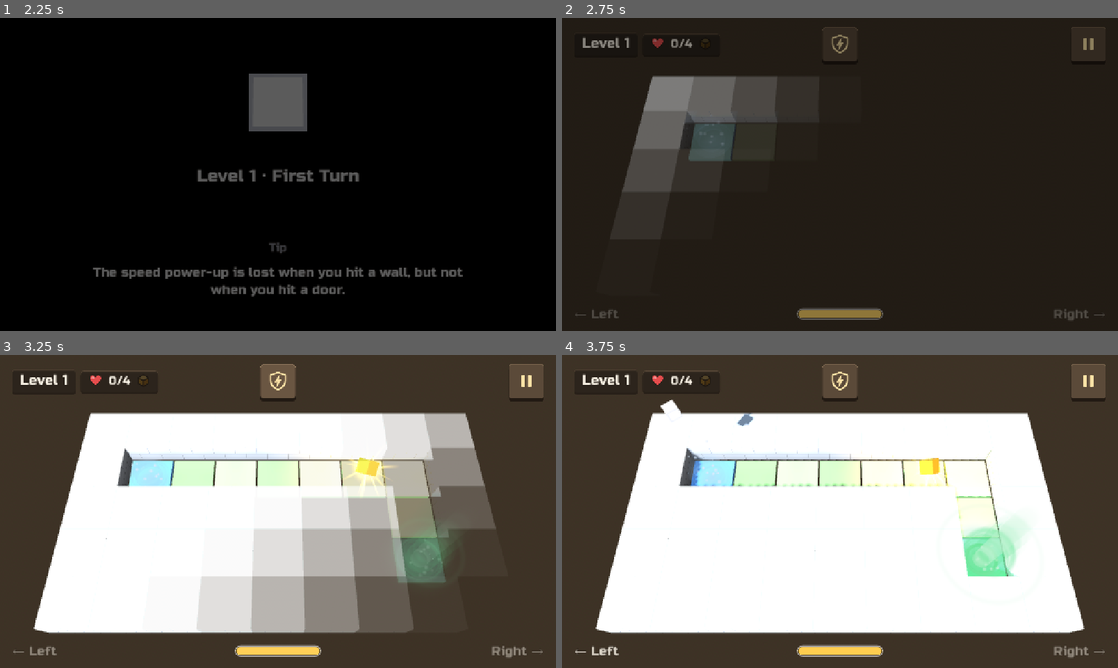
Above: before the commit, frames 1-4 (two rows, left to right).
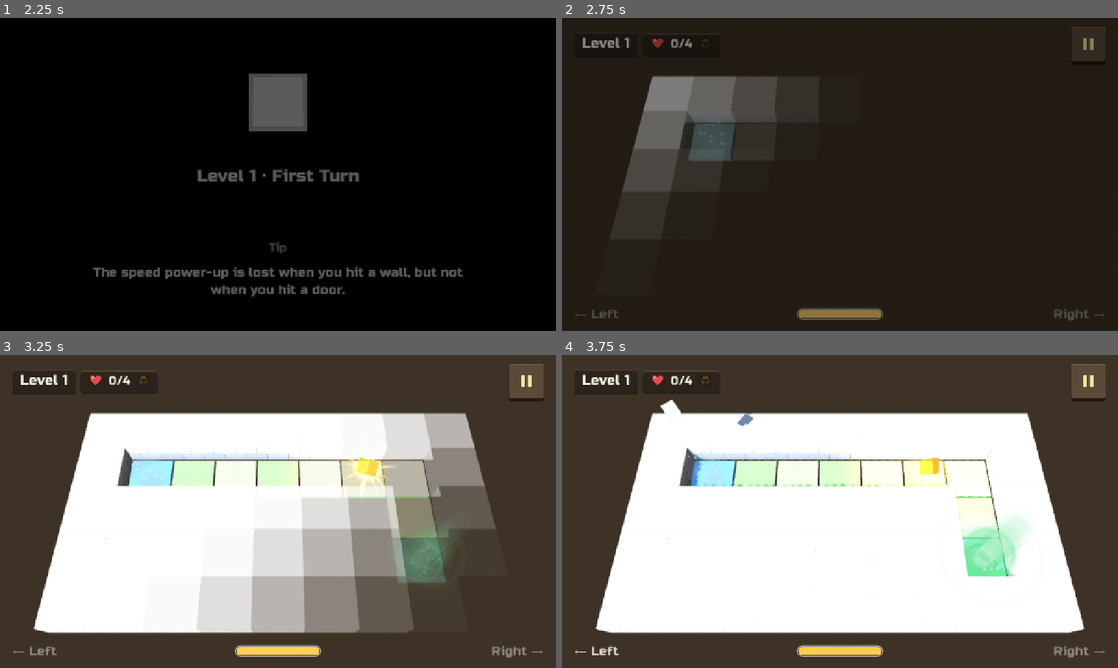
Above: after the commit, the same moments.

Repository: tonyjdev/mazecube
Game: Godot game, scene res://scenes/menu.tscn
Two runs of this game, one before a commit and one after it. Both use one fixed random seed, a clock stepped at 60 frames per second and the inputs below. Sound files missing from this copy of the repository are replaced by a short silence.
Inputs (mouse positions are in pixels of both pictures, inside the frame that each line leads up to):
- Up to frame 1 (2.25 s): click "Play" at 0.5 s; tap Enter (next_level) at 1.25 s; drag from (278, 174) to (333, 105) at 1.27 s; click "Continue" at 2 s
- Up to frame 2 (2.75 s): no input
- Up to frame 3 (3.25 s): click (278, 380) at 2.77 s
- Up to frame 4 (3.75 s): drag from (728, 527) to (812, 574) at 3.52 s

Frame 1 is identical in both runs. In frame 2, 0.1% of the frame differs, in the area x 46-54%, y 2-12%; in frame 3, 0.7%, in the area x 46-54%, y 2-15%; in frame 4, 0.7%.

Commit message:
Inmunidad con deslizamiento lateral en lugar del botón
- Deslizar el dedo hacia un lado (izquierda o derecha) activa la inmunidad, con las mismas reglas que el dash y el pisotón; un dedo que se mueve sin llegar a deslizar ya no cuenta como toque en ninguna dirección.
- Se quita el botón del escudo (ImmunityButton y su icono).
- La barra de fuerza se vuelve azul eléctrico y se vacía con el tiempo de inmunidad que queda.
- Enciclopedia (texto y dibujo), consejo de carga y especificación actualizados.

Diff:
--- a/scenes/game.tscn
+++ b/scenes/game.tscn
@@ -13,8 +13,6 @@
 [ext_resource type="Texture2D" path="res://ui/hud_gold_cube.svg" id="16_gold"]
 [ext_resource type="Script" path="res://scripts/star_icon.gd" id="17_star"]
 [ext_resource type="Texture2D" path="res://ui/enc_book.svg" id="18_book"]
-[ext_resource type="Texture2D" path="res://ui/hud_immunity.svg" id="19_immunity"]
-[ext_resource type="Script" path="res://scripts/immunity_button.gd" id="20_immunity_btn"]
 
 [sub_resource type="ProceduralSkyMaterial" id="ProceduralSkyMaterial_sgp6g"]
 
@@ -171,23 +169,6 @@
 theme_override_font_sizes/font_size = 30
 text = "HINT_RIGHT"
 horizontal_alignment = 2
-
-[node name="ImmunityButton" type="Button" parent="UI"]
-unique_name_in_owner = true
-custom_minimum_size = Vector2(80, 80)
-anchors_preset = 5
-anchor_left = 0.5
-anchor_right = 0.5
-offset_left = -40.0
-offset_top = 20.0
-offset_right = 40.0
-offset_bottom = 100.0
-grow_horizontal = 2
-focus_mode = 0
-theme_type_variation = &"IconButton"
-icon = ExtResource("19_immunity")
-icon_alignment = 1
-script = ExtResource("20_immunity_btn")
 
 [node name="PauseMenu" type="CanvasLayer" parent="."]
 process_mode = 3
--- a/scripts/encyclopedia_texts.gd
+++ b/scripts/encyclopedia_texts.gd
@@ -47,8 +47,8 @@
 		"ENC_STOMP_DESC": "Desliza el dedo hacia abajo y el cubo saltará para caer con fuerza en su casilla. La onda destruye a los enemigos que estén a 2 casillas o menos, diagonales incluidas.",
 		"ENC_STOMP_FACTS": "Las paredes no frenan la onda: alcanza una zona de 5 × 5 casillas.\nQuita dos golpes a los muros agrietados de la zona.\nGasta toda la fuerza, igual que el dash, y el cubo es invulnerable mientras salta.",
 		"ENC_IMMUNITY_NAME": "Inmunidad",
-		"ENC_IMMUNITY_DESC": "Pulsa el botón del escudo, arriba en el centro, y el cubo se cargará de electricidad durante 3 segundos: ningún enemigo ni arma puede destruirlo. Se activa al momento, sin esperar a la siguiente casilla.",
-		"ENC_IMMUNITY_FACTS": "Gasta toda la fuerza, y la fuerza no empieza a recargarse hasta que se acaba.\nMientras dura, el cubo se ve medio disuelto, zumba y un anillo alrededor del botón marca el tiempo que queda.\nProtege de enemig …(104 unchanged characters)…
+		"ENC_IMMUNITY_DESC": "Desliza el dedo hacia un lado, a la izquierda o a la derecha, y el cubo se cargará de electricidad durante 3 segundos: ningún enemigo ni arma puede destruirlo. Se activa al momento, sin esperar a la siguiente casilla.",
+		"ENC_IMMUNITY_FACTS": "Gasta toda la fuerza, y la fuerza no empieza a recargarse hasta que se acaba.\nMientras dura, el cubo se ve medio disuelto y zumba, y la barra de fuerza se vuelve azul y se vacía con el tiempo que queda.\nProtege de enemig …(104 unchanged characters)…
 
 		"ENC_GOLDEN_CUBE_NAME": "Cubito dorado",
 		"ENC_GOLDEN_CUBE_DESC": "Cada nivel esconde un cubito dorado que flota, gira y brilla. Cógelo antes de llegar a la meta para ganar una de las tres estrellas del nivel.",
@@ -138,8 +138,8 @@
 		"ENC_STOMP_DESC": "Swipe down and the cube will jump and slam down on its tile. The shockwave destroys enemies 2 tiles away or closer, diagonals included.",
 		"ENC_STOMP_FACTS": "Walls don't stop the shockwave: it covers a 5 × 5 area.\nIt takes two hits off the cracked walls in the area.\nIt uses up all your strength, like the dash, and the cube is invulnerable while jumping.",
 		"ENC_IMMUNITY_NAME": "Immunity",
-		"ENC_IMMUNITY_DESC": "Press the shield button at the top centre and the cube will be charged with electricity for 3 seconds: no enemy or weapon can destroy it. It kicks in right away, without waiting for the next tile.",
-		"ENC_IMMUNITY_FACTS": "It uses up all your strength, and strength doesn't start refilling until it wears off.\nWhile it lasts, the cube looks half dissolved, it buzzes and a ring around the button shows the time left.\nIt protects you from en …(121 unchanged characters)…
+		"ENC_IMMUNITY_DESC": "Swipe sideways, left or right, and the cube will be charged with electricity for 3 seconds: no enemy or weapon can destroy it. It kicks in right away, without waiting for the next tile.",
+		"ENC_IMMUNITY_FACTS": "It uses up all your strength, and strength doesn't start refilling until it wears off.\nWhile it lasts, the cube looks half dissolved and buzzes, and the strength bar turns blue and drains with the time left.\nIt protects you from en …(121 unchanged characters)…
 
 		"ENC_GOLDEN_CUBE_NAME": "Golden cube",
 		"ENC_GOLDEN_CUBE_DESC": "Every level hides a golden cube that floats, spins and shines. Grab it before reaching the goal to earn one of the level's three stars.",
--- a/scripts/game.gd
+++ b/scripts/game.gd
@@ -16,8 +16,7 @@
 ## Vibración (si está activada en Opciones): al destruir un muro, al pulsar
 ## un botón, al morir el cubo y, muy suave, al descartarse un giro.
 ##
-## Interfaz: número de nivel arriba a la izquierda, botón de inmunidad arriba
-## en el centro (ImmunityButton), botón de pausa arriba a la
+## Interfaz: número de nivel arriba a la izquierda, botón de pausa arriba a la
 ## derecha e indicaciones de giro abajo, con la barra de fuerza entre ellas. La pausa oculta esa interfaz y
 ## muestra a la izquierda cuatro botones con iconos (Continuar, Enciclopedia,
 ## Reiniciar, Salir al selector de niveles); la cámara se aleja y se pone casi
@@ -54,24 +53,26 @@
 ##   pulsado, o con menos de SIMULTANEOUS_WINDOW segundos de diferencia). La
 ##   primera pulsación ya ha pedido un giro, pero la media vuelta lo sustituye.
 ##   Al darla, la cámara tiembla y el móvil vibra.
-##   Dash y pisotón: deslizar el dedo hacia arriba (dash) o hacia abajo
-##   (pisotón), en cualquier lado de la pantalla. Un deslizamiento recorre
-##   SWIPE_DISTANCE en vertical (claramente más vertical que horizontal) en
-##   SWIPE_MAX_TIME segundos o menos desde que se apoya el dedo.
+##   Dash, pisotón e inmunidad: deslizar el dedo hacia arriba (dash), hacia
+##   abajo (pisotón) o hacia un lado, da igual cuál (inmunidad), en cualquier
+##   lado de la pantalla. Un deslizamiento recorre SWIPE_DISTANCE en vertical
+##   o en horizontal (claramente más en esa dirección que en la otra:
+##   SWIPE_DIRECTION_RATIO) en SWIPE_MAX_TIME segundos o menos desde que se
+##   apoya el dedo.
 ##   Un deslizamiento nunca gira el cubo:
 ##   - El giro de un toque no se pide al apoyar el dedo sino al levantarlo
 ##     o, si se deja apoyado sin moverlo (menos de SWIPE_SLOP), a los
 ##     TAP_COMMIT_TIME segundos.
 ##   - Si ese dedo apoyado acaba deslizando, el giro que pidió se anula
 ##     (RollingCube.cancel_turn), a no ser que el cubo ya lo haya hecho.
-##   - Un dedo que se mueve en vertical sin llegar a deslizamiento no cuenta
-##     como toque: no hace nada.
+##   - Un dedo que se mueve (más de SWIPE_SLOP) sin llegar a deslizamiento no
+##     cuenta como toque: no hace nada.
 ##   - Sin fuerza, el deslizamiento se descarta (aviso y la barra de fuerza
 ##     tiembla), pero el giro también se anula.
 ##   El dedo que desliza no cuenta para la media vuelta.
-##   Inmunidad: el botón de arriba en el centro (RollingCube.request_immunity).
 ##   Fuerza: la barra del centro de la parte inferior (StrengthBar) muestra la
-##   fuerza del cubo (RollingCube.strength).
+##   fuerza del cubo (RollingCube.strength) y, mientras dura la inmunidad, el
+##   tiempo que le queda.
 ##   Teclado: ←/A gira a la izquierda, →/D a la derecha, ↑/W dash, ↓/S pisotón,
 ##            Espacio/E inmunidad, R reinicia,
 ##            Esc pausa o reanuda; al completar un nivel, Intro/N pasa al siguiente.
@@ -110,8 +111,9 @@
 const SWIPE_SLOP := 0.02
 const SWIPE_DISTANCE := 0.06
 const SWIPE_MAX_TIME := 0.5
-## Un deslizamiento debe ser al menos así de más vertical que horizontal.
-const SWIPE_VERTICAL_RATIO := 1.5
+## Un deslizamiento debe ser al menos así de más vertical que horizontal (o
+## al revés).
+const SWIPE_DIRECTION_RATIO := 1.5
 ## Tiempo que tarda el juego en recuperar su velocidad al salir de la pausa.
 const RESUME_RAMP_TIME := 1.0
 ## Tiempo máximo que el cubo espera a la cámara para reaparecer tras morir.
@@ -167,7 +169,6 @@
 @onready var left_hint: Label = %LeftHint
 @onready var right_hint: Label = %RightHint
 @onready var strength_bar: StrengthBar = %StrengthBar
-@onready var immunity_button: ImmunityButton = %ImmunityButton
 @onready var pause_menu: CanvasLayer = $PauseMenu
 @onready var complete_menu: CanvasLayer = $CompleteMenu
 @onready var complete_title: Label = %CompleteTitle
@@ -261,9 +262,7 @@
 	cube.power_up_picked.connect(func(_power_up: PowerUp, _stacks: int) -> void:
 		Sfx.play("powerup"))
 	for button in find_children("*", "BaseButton", true, false):
-		if button != immunity_button:
-			(button as BaseButton).pressed.connect(func() -> void: Sfx.play("click"))
-	immunity_button.pressed.connect(cube.request_immunity)
+		(button as BaseButton).pressed.connect(func() -> void: Sfx.play("click"))
 	_setup_immunity_hum()
 	# La enciclopedia pone sus propios sonidos (después de lo de arriba).
 	_encyclopedia = Encyclopedia.new()
@@ -325,7 +324,7 @@
 				info["pos"] = touch.position
 				_try_swipe(touch.index)
 				# Levantado sin deslizar ni moverse en vertical: es un toque.
-				if not info["committed"] and not info["done"] and not _is_vertical_attempt(info):
+				if not info["committed"] and not info["done"] and not _is_swipe_attempt(info):
 					_press_side(info["side"])
 				_gestures.erase(touch.index)
 		elif not _is_over_buttons(touch.position):
@@ -392,35 +391,38 @@
 
 
 ## Deslizamiento del dedo `index`: si en SWIPE_MAX_TIME o menos ha recorrido
-## SWIPE_DISTANCE en vertical, anula el giro que hubiera pedido ese dedo, pide
-## el dash (arriba) o el pisotón (abajo) y el dedo ya no hace nada más.
+## SWIPE_DISTANCE en vertical o en horizontal, anula el giro que hubiera
+## pedido ese dedo, pide el dash (arriba), el pisotón (abajo) o la inmunidad
+## (a un lado, cualquiera) y el dedo ya no hace nada más.
 ## Devuelve true si ha deslizado.
 func _try_swipe(index: int) -> bool:
 	var info: Dictionary = _gestures[index]
 	if info["done"] or _gesture_age(info) > SWIPE_MAX_TIME:
 		return false
 	var moved: Vector2 = info["pos"] - info["start"]
-	var height := get_viewport().get_visible_rect().size.y
-	if absf(moved.y) < SWIPE_DISTANCE * height \
-			or absf(moved.y) < absf(moved.x) * SWIPE_VERTICAL_RATIO:
+	var distance := SWIPE_DISTANCE * get_viewport().get_visible_rect().size.y
+	var vertical := absf(moved.y) >= distance and absf(moved.y) >= absf(moved.x) * SWIPE_DIRECTION_RATIO
+	var sideways := absf(moved.x) >= distance and absf(moved.x) >= absf(moved.y) * SWIPE_DIRECTION_RATIO
+	if not vertical and not sideways:
 		return false
 	info["done"] = true
 	if info["committed"]:
 		cube.cancel_turn()
 		_touches.erase(index)
-	if moved.y < 0.0:
+	if sideways:
+		cube.request_immunity()
+	elif moved.y < 0.0:
 		cube.request_dash()
 	else:
 		cube.request_stomp()
 	return true
 
 
-## El dedo se ha movido sobre todo en vertical más de SWIPE_SLOP: intenta
-## deslizar, así que no debe contar como toque.
-func _is_vertical_attempt(info: Dictionary) -> bool:
+## El dedo se ha movido más de SWIPE_SLOP: intenta deslizar, así que no debe
+## contar como toque.
+func _is_swipe_attempt(info: Dictionary) -> bool:
 	var moved: Vector2 = info["pos"] - info["start"]
-	var height := get_viewport().get_visible_rect().size.y
-	return absf(moved.y) >= SWIPE_SLOP * height and absf(moved.y) >= absf(moved.x)
+	return moved.length() >= SWIPE_SLOP * get_viewport().get_visible_rect().size.y
 
 
 func _gesture_age(info: Dictionary) -> float:
@@ -428,9 +430,8 @@
 
 
 ## Dedos apoyados que ya cuentan como toque (piden su giro): los que siguen
-## quietos pasados TAP_COMMIT_TIME y los que se han movido sin llegar a
-## deslizamiento en SWIPE_MAX_TIME, salvo que se movieran en vertical (esos
-## se descartan).
+## quietos pasados TAP_COMMIT_TIME. Los que se han movido sin llegar a
+## deslizamiento en SWIPE_MAX_TIME se descartan.
 func _update_gestures() -> void:
 	var height := get_viewport().get_visible_rect().size.y
 	for index: int in _gestures.keys():
@@ -440,7 +441,7 @@
 		var age := _gesture_age(info)
 		var moved: Vector2 = info["pos"] - info["start"]
 		var still := moved.length() < SWIPE_SLOP * height
-		if age >= SWIPE_MAX_TIME and _is_vertical_attempt(info):
+		if age >= SWIPE_MAX_TIME and _is_swipe_attempt(info):
 			info["done"] = true
 		elif (still and age >= TAP_COMMIT_TIME) or age >= SWIPE_MAX_TIME:
 			info["committed"] = true
@@ -450,8 +451,7 @@
 
 func _process(_delta: float) -> void:
 	strength_bar.value = cube.strength()
-	immunity_button.strength = cube.strength()
-	immunity_button.immunity = cube.immunity_left() / maxf(cube.immunity_time, 0.001)
+	strength_bar.immunity = cube.immunity_left() / maxf(cube.immunity_time, 0.001)
 	if not _gestures.is_empty() and not get_tree().paused:
 		_update_gestures()
 
@@ -750,10 +750,7 @@
 
 ## Los toques sobre los botones no cuentan como giro.
 func _is_over_buttons(pos: Vector2) -> bool:
-	for button: Control in [pause_button, immunity_button]:
-		if button.is_visible_in_tree() and button.get_global_rect().has_point(pos):
-			return true
-	return false
+	return pause_button.visible and pause_button.get_global_rect().has_point(pos)
 
 
 ## Reproductor del zumbido de la inmunidad, con el sonido en bucle.
--- a/scripts/immunity_button.gd
+++ /dev/null
@@ -1,51 +0,0 @@
-class_name ImmunityButton
-extends Button
-## Botón de la inmunidad (arriba en el centro de la partida; ver
-## RollingCube.request_immunity).
-##
-## - Con la fuerza llena se ve normal; si no, apagado (se puede pulsar igual:
-##   el cubo lo descarta y avisa).
-## - Mientras dura la inmunidad, el icono se tiñe de azul eléctrico y late, y
-##   un anillo alrededor se va vaciando con el tiempo que queda.
-
-const READY_ALPHA := 1.0
-const NOT_READY_ALPHA := 0.45
-const ACTIVE_COLOR := Color(0.55, 0.9, 1.0)
-const RING_COLOR := Color(0.45, 0.85, 1.0, 0.95)
-const RING_BACK_COLOR := Color(0.0, 0.0, 0.0, 0.3)
-const RING_WIDTH := 6.0
-## Latido del icono durante la inmunidad (rad/s).
-const PULSE_SPEED := 14.0
-
-## Fuerza del cubo (0-1): con menos de 1 se ve apagado.
-var strength := 1.0
-## Fracción de inmunidad que queda (0 = sin inmunidad).
-var immunity := 0.0
-
-var _time := 0.0
-
-
-func _ready() -> void:
-	# Responde al apoyar el dedo, sin esperar a levantarlo.
-	action_mode = BaseButton.ACTION_MODE_BUTTON_PRESS
-
-
-func _process(delta: float) -> void:
-	_time += delta
-	if immunity > 0.0:
-		modulate.a = READY_ALPHA
-		var pulse := 0.5 + 0.5 * sin(_time * PULSE_SPEED)
-		self_modulate = Color.WHITE.lerp(ACTIVE_COLOR, 0.6 + 0.4 * pulse)
-	else:
-		modulate.a = READY_ALPHA if strength >= 1.0 else NOT_READY_ALPHA
-		self_modulate = Color.WHITE
-	queue_redraw()
-
-
-func _draw() -> void:
-	if immunity <= 0.0:
-		return
-	var center := size * 0.5
-	var radius := minf(size.x, size.y) * 0.5 + RING_WIDTH * 0.5 + 2.0
-	draw_arc(center, radius, 0.0, TAU, 48, RING_BACK_COLOR, RING_WIDTH, true)
-	draw_arc(center, radius, -PI * 0.5, -PI * 0.5 + TAU * immunity, 48, RING_COLOR, RING_WIDTH, true)
--- a/scripts/rolling_cube.gd
+++ b/scripts/rolling_cube.gd
@@ -45,7 +45,7 @@
 ##   STOMP_WALL_HITS golpes a los muros destructibles de esa zona.
 ## Durante el dash y el pisotón el cubo es invulnerable.
 ##
-## Inmunidad: el jugador la pide (botón de arriba en el centro) y también
+## Inmunidad: el jugador la pide (deslizando el dedo hacia un lado) y también
 ## gasta toda la fuerza, pero se activa al momento, sin esperar al límite
 ## entre casillas, y no toca lo pendiente. Durante `immunity_time` segundos
 ## el cubo no puede morir por enemigos ni armas (sí cayendo al vacío) y se ve
--- a/scripts/strength_bar.gd
+++ b/scripts/strength_bar.gd
@@ -7,6 +7,8 @@
 ## - Llena: dorada, late suavemente y da un destello al llenarse.
 ## - reject(): si se intenta usar sin fuerza, tiembla y se tiñe de rojo un
 ##   momento.
+## - Inmunidad (`immunity` > 0): la barra pasa a azul eléctrico, parpadea y
+##   se vacía con el tiempo de inmunidad que queda.
 
 const FILL_COLOR := Color(1.0, 0.8, 0.3)
 const CHARGING_COLOR := Color(0.78, 0.66, 0.45, 0.8)
@@ -14,6 +16,9 @@
 const BORDER_COLOR := Color(1.0, 1.0, 1.0, 0.55)
 const REJECT_COLOR := Color(1.0, 0.28, 0.22)
 const BORDER_WIDTH := 3
+## Inmunidad: color del relleno y del borde, y parpadeo (rad/s).
+const IMMUNITY_COLOR := Color(0.45, 0.85, 1.0)
+const IMMUNITY_FLICKER_SPEED := 22.0
 ## Aviso sin fuerza: duración, desplazamiento máximo (px) y frecuencia (rad/s).
 const REJECT_TIME := 0.35
 const REJECT_SHAKE := 7.0
@@ -32,6 +37,9 @@
 		if v >= 1.0 and value < 1.0:
 			_full_flash = 1.0
 		value = v
+
+## Fracción de inmunidad que queda (0 = sin inmunidad).
+var immunity := 0.0
 
 var _time := 0.0
 var _reject_left := 0.0
@@ -67,15 +75,22 @@
 	var radius := int(size.y * 0.5)
 	_back_style.set_corner_radius_all(radius)
 	_back_style.bg_color = BACK_COLOR
-	_back_style.border_color = BORDER_COLOR.lerp(REJECT_COLOR, reject_amount)
+	var border := IMMUNITY_COLOR if immunity > 0.0 else BORDER_COLOR
+	_back_style.border_color = border.lerp(REJECT_COLOR, reject_amount)
 	_back_style.draw(get_canvas_item(), rect)
 
 	var inner := rect.grow(-BORDER_WIDTH - 1)
-	var width := inner.size.x * value
+	var width := inner.size.x * (immunity if immunity > 0.0 else value)
 	if width < 1.0:
 		return
 	var color := CHARGING_COLOR
-	if value >= 1.0:
+	if immunity > 0.0:
+		# Parpadeo eléctrico: un latido rápido con algún destello suelto.
+		var flicker := 0.5 + 0.5 * sin(_time * IMMUNITY_FLICKER_SPEED)
+		if sin(_time * 7.3) > 0.85:
+			flicker = 1.0
+		color = IMMUNITY_COLOR.lightened(flicker * 0.35)
+	elif value >= 1.0:
 		var pulse := (0.5 + 0.5 * sin(_time * PULSE_SPEED)) * PULSE_LIGHTEN
 		color = FILL_COLOR.lightened(pulse + _full_flash * FULL_FLASH_LIGHTEN)
 	color = color.lerp(REJECT_COLOR, reject_amount)
--- a/scripts/translations.gd
+++ b/scripts/translations.gd
@@ -87,7 +87,7 @@
 		"TIP_STARS": "Cada nivel da hasta tres estrellas: por no morir, por no pasarte de los giros que marca arriba y por coger el cubito dorado. Necesitas al menos una para seguir.",
 		"TIP_GOLD": "El cubito dorado suele esconderse en un recoveco apartado del camino: ir a por él cuesta unos giros, pero el límite de giros ya cuenta con ello.",
 		"TIP_BOMBS": "Los cañones de encima de los muros te lanzan bombas cuando estás a su alcance. Caen en tu camino y explotan a los pocos segundos: sal de las casillas rojas antes de que estallen.",
-		"TIP_IMMUNITY": "El botón del escudo de arriba hace al cubo inmune durante 3 segundos: ni enemigos, ni pinchos, ni láseres, ni bombas pueden con él. Gasta toda la fuerza y no te salva de caer al vacío.",
+		"TIP_IMMUNITY": "Desliza el dedo hacia un lado y el cubo será inmune durante 3 segundos: ni enemigos, ni pinchos, ni láseres, ni bombas pueden con él. Gasta toda la fuerza y no te salva de caer al vacío.",
 	},
 	"en": {
 		"MENU_PLAY": "Play",
@@ -169,7 +169,7 @@
 		"TIP_STARS": "Each level awards up to three stars: for not dying, for staying within the turn limit shown at the top and for grabbing the golden cube. You need at least one to move on.",
 		"TIP_GOLD": "The golden cube usually hides in a nook off the main path: fetching it costs a few turns, but the turn limit already allows for that.",
 		"TIP_BOMBS": "Cannons on top of walls lob bombs at you when you're in range. They land in your path and go off a few seconds later: get off the red tiles before they blow.",
-		"TIP_IMMUNITY": "The shield button at the top makes the cube immune for 3 seconds: enemies, spikes, lasers and bombs can't hurt it. It uses up all your strength and won't save you from falling into the void.",
+		"TIP_IMMUNITY": "Swipe sideways and the cube will be immune for 3 seconds: enemies, spikes, lasers and bombs can't hurt it. It uses up all your strength and won't save you from falling into the void.",
 		"Primer giro": "First Turn",
 		"El muro": "The Wall",
 		"La llave": "The Key",
--- a/ui/hud_immunity.svg
+++ /dev/null
@@ -1 +0,0 @@
-<svg xmlns="http://www.w3.org/2000/svg" width="48" height="48" viewBox="0 0 48 48"><path d="M24 4 L41 10 V22 C41 32 34 40 24 44 C14 40 7 32 7 22 V10 Z" fill="none" stroke="#fbe2a6" stroke-width="4" stroke-linejoin="round"/><path d="M27 11 L17 26 H24 L21 37 L31 21 H24 Z" fill="#fbe2a6" stroke="#fbe2a6" stroke-width="1.5" stroke-linejoin="round"/></svg>
Not shown, removed: scripts/immunity_button.gd.uid
Binary file changed: ui/encyclopedia/immunity.png
Not shown, removed: ui/hud_immunity.svg.import
Not shown, changed: docs/especificacion_juego_cubo.md
